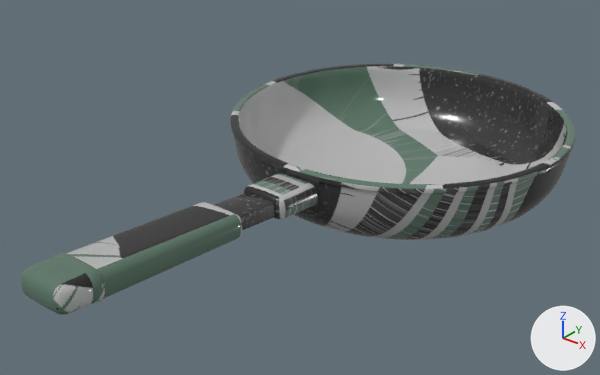
The glTF model assets/kitchenware_pan_n01.glb as it was, and as the next commit left it.
One viewpoint serves both versions: a 50 mm camera at (0.248, -0.406, 0.223) aimed at (-0.008, -0.086, 0.024). Lighting does not change. The marker at lower right points along +X, +Y and +Z. The first picture is the older version. Where no turn or scale is listed for an object, it has been applied to the vertices. Vertices at exactly the same position are counted once.

Names of what the first picture shows: 'sm_kitchenware_pan_n01_mesh_00_0'.
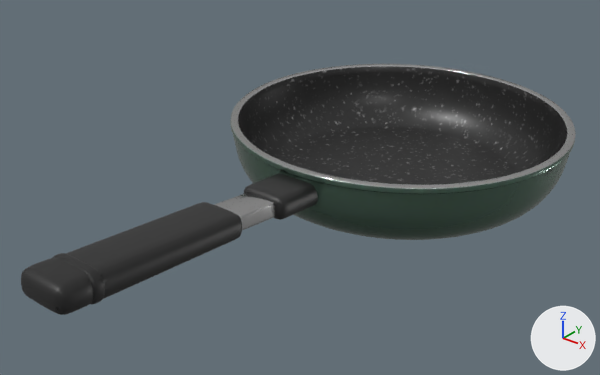
What differs and where, as boxes [x1, y1, x2, y2] in the pictures (600 x 375 px):
'sm_kitchenware_pan_n01_mesh_00_0', surface changed (darker): [21, 64, 576, 315] in both

The change, as a list of edits to the scene's bpy script:
```text
Change mat_mat0:
    remove n3 = _N.new('ShaderNodeMath'); n3.name = 'Math'
    remove n3.operation = 'MULTIPLY'
    remove n3.inputs[1].default_value = 0.0  # 'Value'
    remove n4 = _N.new('ShaderNodeMath'); n4.name = 'Math.001'
    remove n4.operation = 'MULTIPLY'
    where n0 = _N.new('ShaderNodeBsdfPrincipled'); n0.name = 'Principled BSDF'
    where n5 = _N.new('ShaderNodeSeparateColor'); n5.name = 'Separate Color'
    remove _L.new(n3.outputs[0], n0.inputs[1])  # 'Value' to 'Metallic'
    remove _L.new(n4.outputs[0], n0.inputs[2])  # 'Value' to 'Roughness'
    remove _L.new(n5.outputs[2], n3.inputs[0])  # 'Blue' to 'Value'
    remove _L.new(n5.outputs[1], n4.inputs[0])  # 'Green' to 'Value'
    add _L.new(n5.outputs[2], n0.inputs[1])  # 'Blue' to 'Metallic'
    add _L.new(n5.outputs[1], n0.inputs[2])  # 'Green' to 'Roughness'
Change me_sm_kitchenware_pan_n01_mesh_00_0:
    where me_sm_kitchenware_pan_n01_mesh_00_0.from_pydata(...)  # 5731 vertices, 11305 faces; spans x -0.102..0.102, y -0.18..0.18, z -0.026..0.026
    used by ob_sm_kitchenware_pan_n01_mesh_00_0; location = (0.0, -0.0782, 0.0264)
    me_sm_kitchenware_pan_n01_mesh_00_0 part 1: texture (UV) coordinates of 11305 of 11305 faces, centred in x -0.102..0.102, y -0.18..0.18, z -0.026..0.026, changed; they spanned u 0.01..1.0, v 0.01..1.0 and now span u 0.01..1.0, v 0.0..0.99
```
